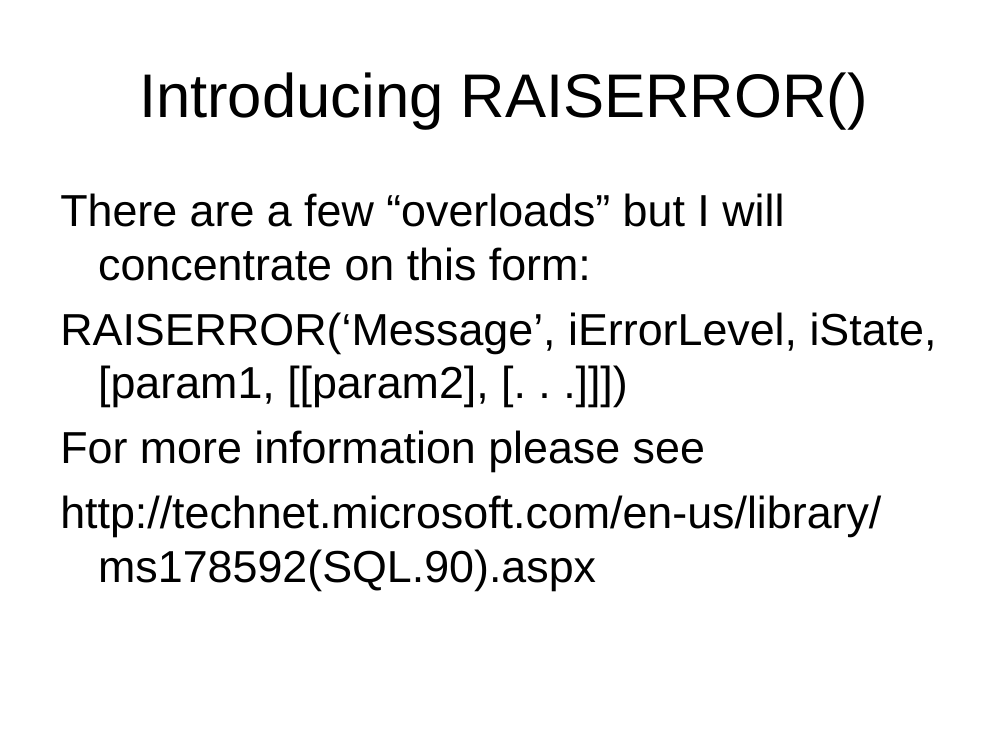
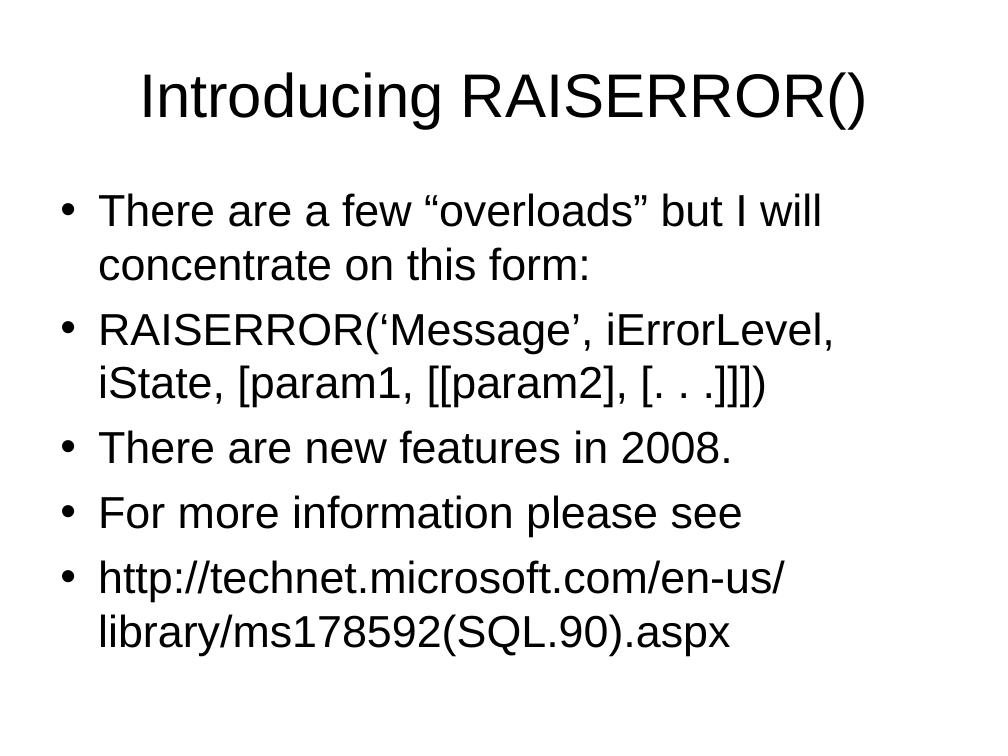
Before and after one commit to LIPHP/Employee-Contact-List, a slide deck: slide 14 of Docs/Using Microsoft SQL Server with PHP.ppt. Drawn at 1008x756 pixels with LibreOffice and Linux fonts; fonts in the diff are those of the drawing. Boxes give left, top, right and bottom in pixels: in the first picture for what was removed or moved away, otherwise in the second. Text is boxed around its words. In the diff, an @@ line names an element or a change of style, - is before the commit and + after.

Commit message:
RAISERROR Severity Examples.sql() and TRY/CATCH examples.

```diff
--- a/Docs/Using Microsoft SQL Server with PHP.ppt
+++ b/Docs/Using Microsoft SQL Server with PHP.ppt
@@ text at (x1=98, y1=193, x2=835, y2=656): bullet none to • @@
@@ text at (x1=98, y1=430, x2=733, y2=464): paragraph added @@
+• There are new features in 2008.
```
Also in this commit, not shown: 8 other slides changed, 9 slides added, 2 slides removed, 2 other files.
